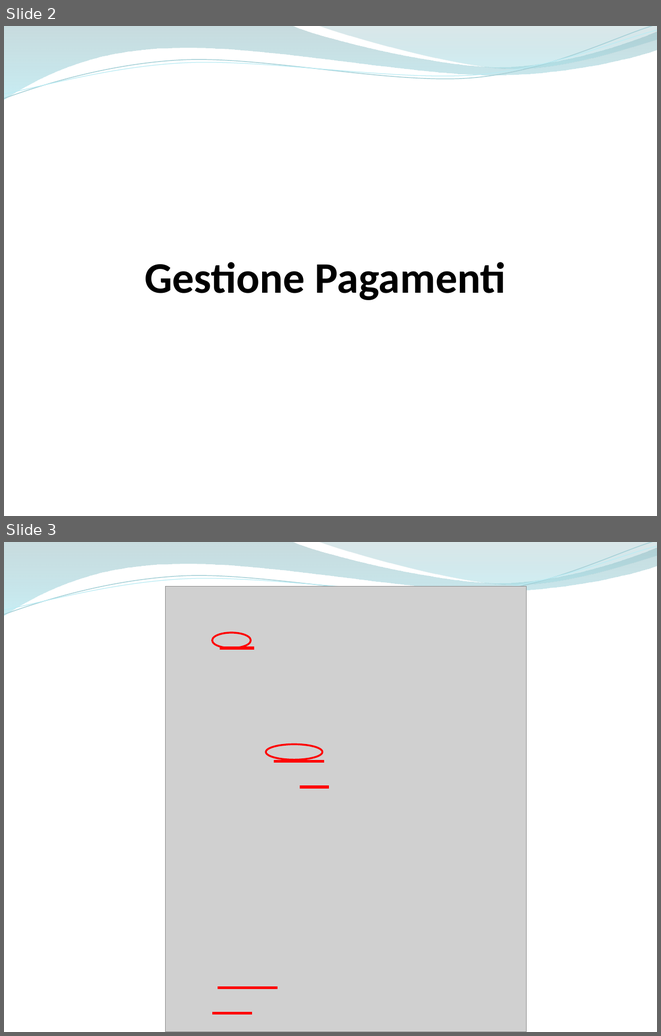
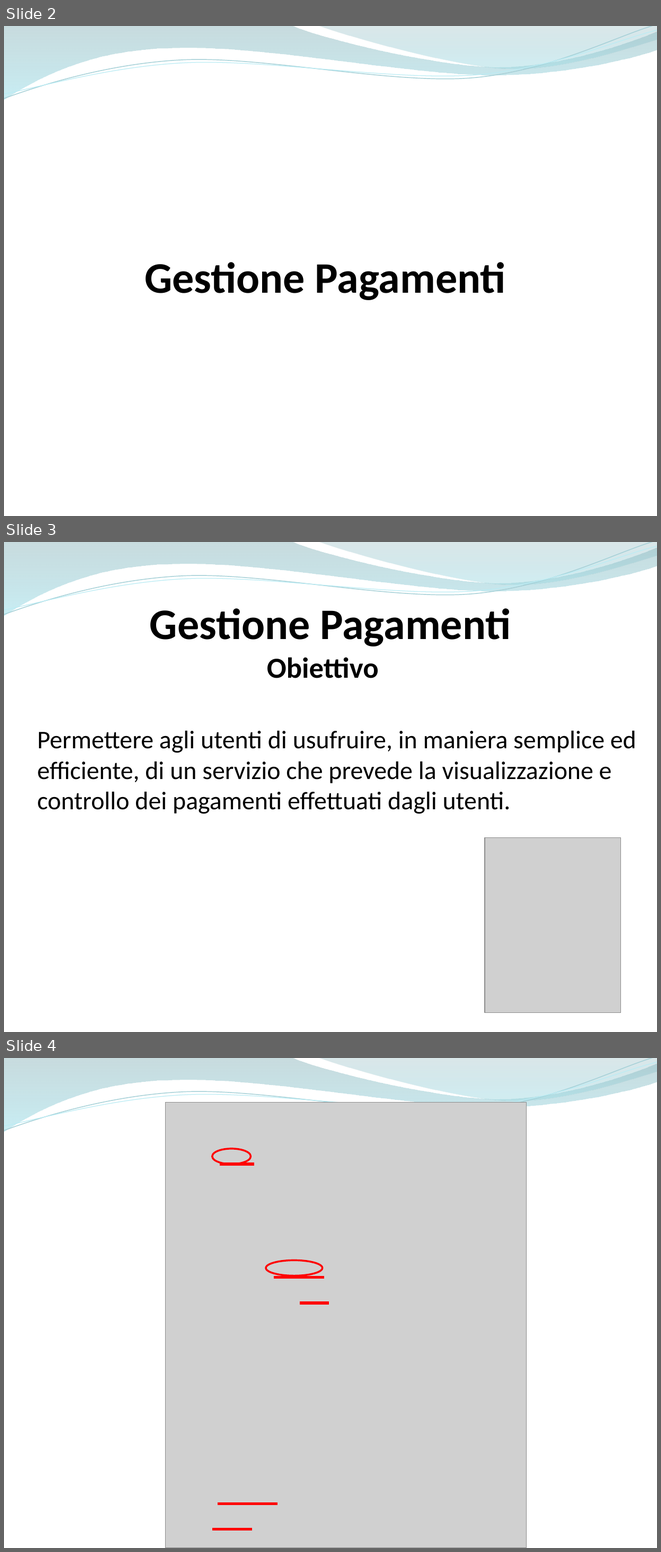
Before and after one commit to ammirate/at-silo, a slide deck: Presentazione/Atsilo2/Parisi/Atsilo_M_Parisi.pptx. Shown one above the other, each under a label of ours: slides 2 and 3 before the commit, slides 2, 3 and 4 after it. The pictures are 661x1036 and 661x1552 pixels, drawn with LibreOffice and Linux fonts; fonts in the diff are those of the drawing; grey boxes stand for pictures. Boxes give left, top, right and bottom in pixels: in the first picture for what was removed or moved away, otherwise in the second. Text is boxed around its words. In the diff, an @@ line names an element or a change of style, - is before the commit and + after.

```diff
--- a/Presentazione/Atsilo2/Parisi/Atsilo_M_Parisi.pptx
+++ b/Presentazione/Atsilo2/Parisi/Atsilo_M_Parisi.pptx
@@ slide 3 added at (4, 542, 657, 1032), background #FFFFFF; not listed: 4 template elements that a slide beside it also shows @@
@@ title added at (150, 608, 511, 646), 48 pt, text #000000, bold @@
+Gestione Pagamenti
@@ text added at (267, 657, 379, 678), 32 pt, text #000000, bold @@
+Obiettivo
@@ text added at (37, 730, 636, 814), 28 pt, text #000000 @@
+Permettere agli utenti di usufruire, in maniera semplice ed efficiente, di un servizio che prevede la visualizzazione e controllo dei pagamenti effettuati dagli utenti.
@@ picture added at (485, 838, 620, 1013) @@
@@ what was slide 3 is now slide 4 @@
```
Also in this commit, not shown: 1 slide changed, 1 other file.
